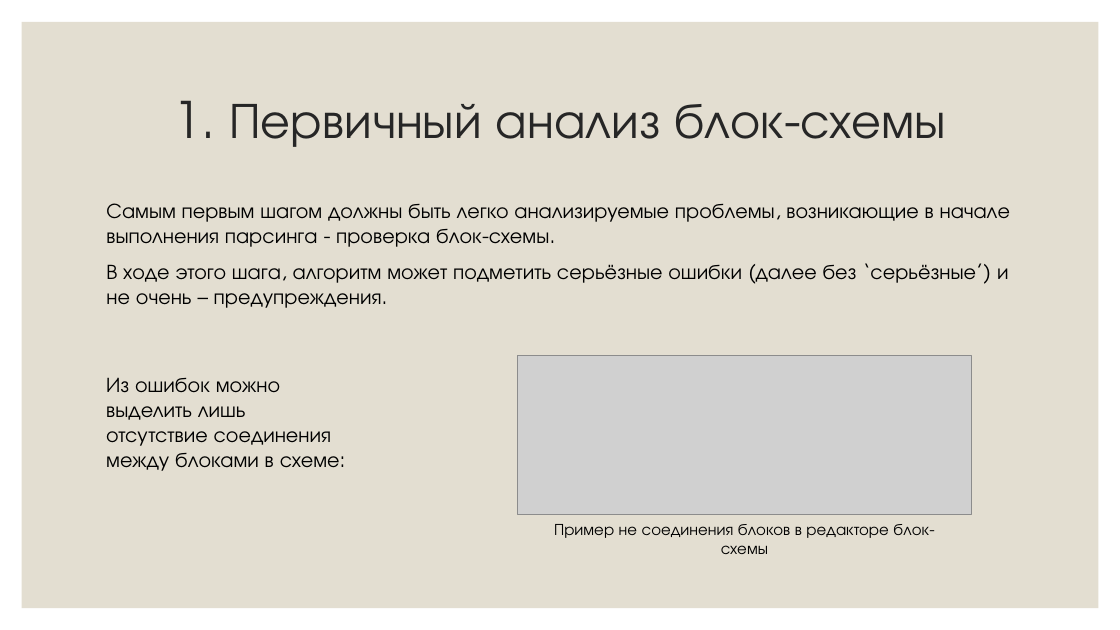
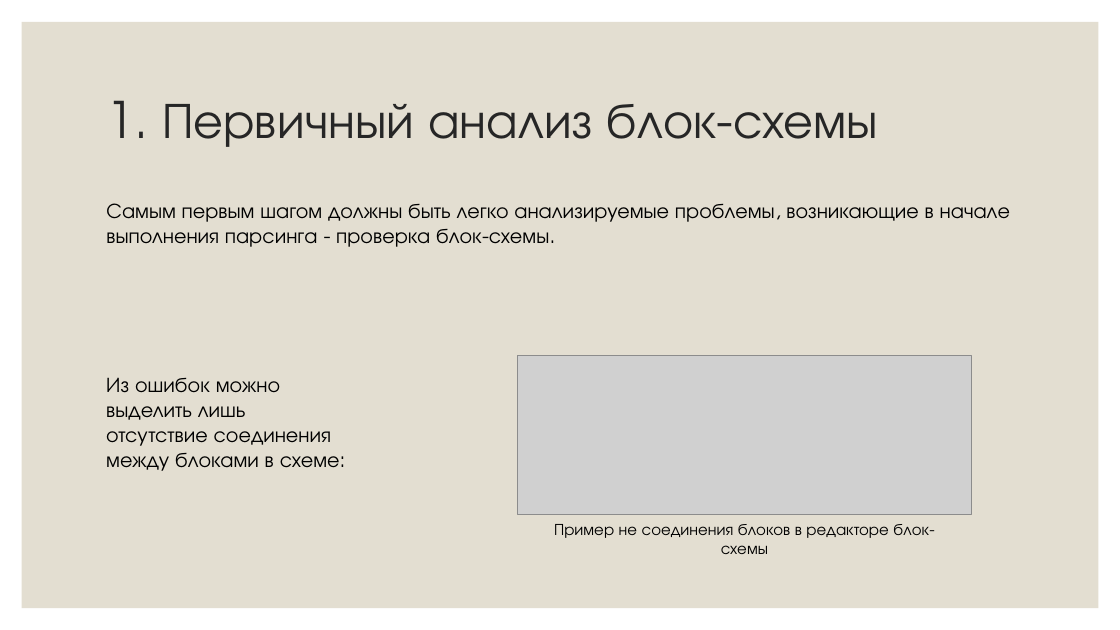
Before and after one commit to NemoNology/Programing-languages-theory, a slide deck: slide 17 of Lab-s/Translator/Presentation.pptx (slide 15 before the commit). Drawn at 1120x630 pixels with LibreOffice and Linux fonts; fonts in the diff are those of the drawing; grey boxes stand for pictures. Boxes give left, top, right and bottom in pixels: in the first picture for what was removed or moved away, otherwise in the second. Text is boxed around its words. In the diff, an @@ line names an element or a change of style, - is before the commit and + after.

```diff
--- a/Lab-s/Translator/Presentation.pptx
+++ b/Lab-s/Translator/Presentation.pptx
@@ title "1. Первичный анализ блок-схемы" at bbox=[106, 100, 878, 147]: alignment centre to left @@
@@ text at bbox=[106, 263, 1009, 308]: paragraph removed @@
-В ходе этого шага, алгоритм может подметить серьёзные ошибки (далее без ‘серьёзные’) и не очень – предупреждения.
```
Also in this commit, not shown: 7 other slides changed, 3 slides added, 2 slides removed.
